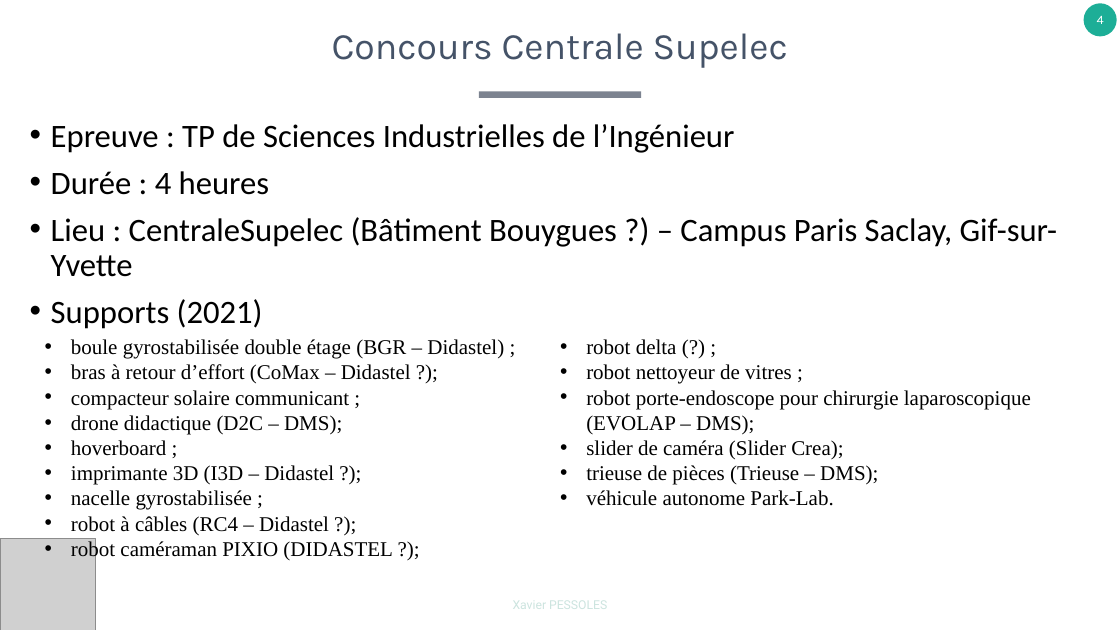
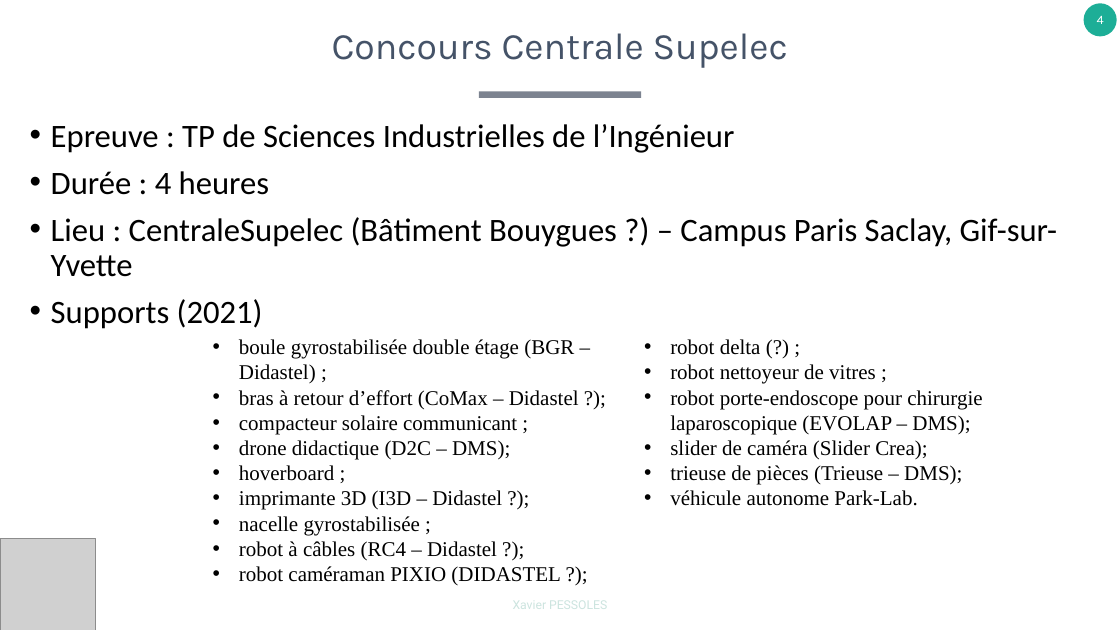
Before and after one commit to xpessoles/TP_Concours, a slide deck: slide 4 of A_Organisation/EpreuvesOralesCPGE.pptx. Drawn at 1120x630 pixels with LibreOffice and Linux fonts; fonts in the diff are those of the drawing; grey boxes stand for pictures. Boxes give left, top, right and bottom in pixels: in the first picture for what was removed or moved away, otherwise in the second. Text is boxed around its words. In the diff, an @@ line names an element or a change of style, - is before the commit and + after.

```diff
--- a/A_Organisation/EpreuvesOralesCPGE.pptx
+++ b/A_Organisation/EpreuvesOralesCPGE.pptx
@@ text "boule gyrostabilisée double étage (BGR ..." rewrapped from bbox=[71, 339, 1031, 561] to bbox=[239, 339, 982, 586] @@
```
Also in this commit, not shown: 1 other slide changed, 7 slides added, 1 slide removed.
